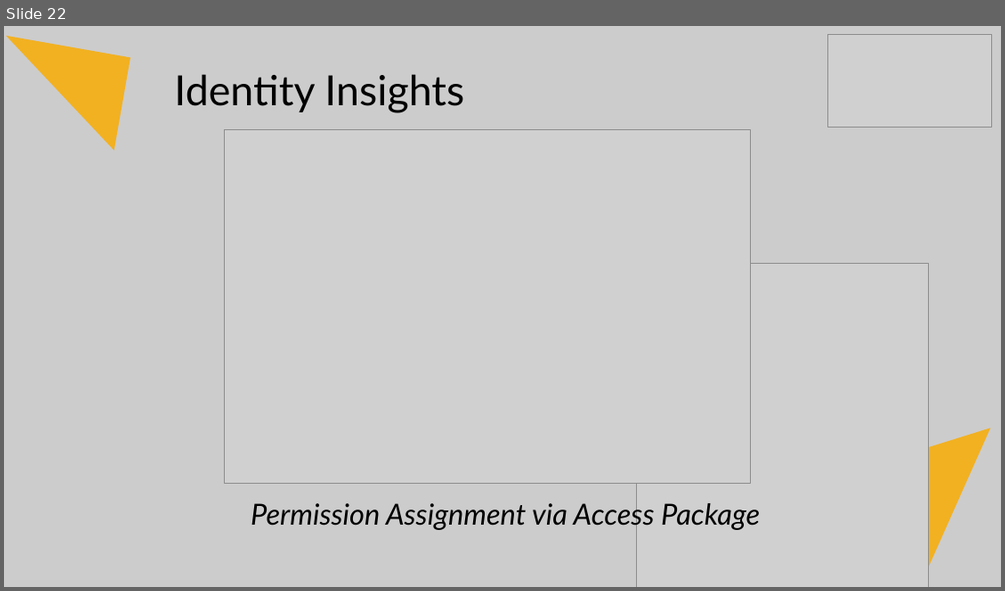
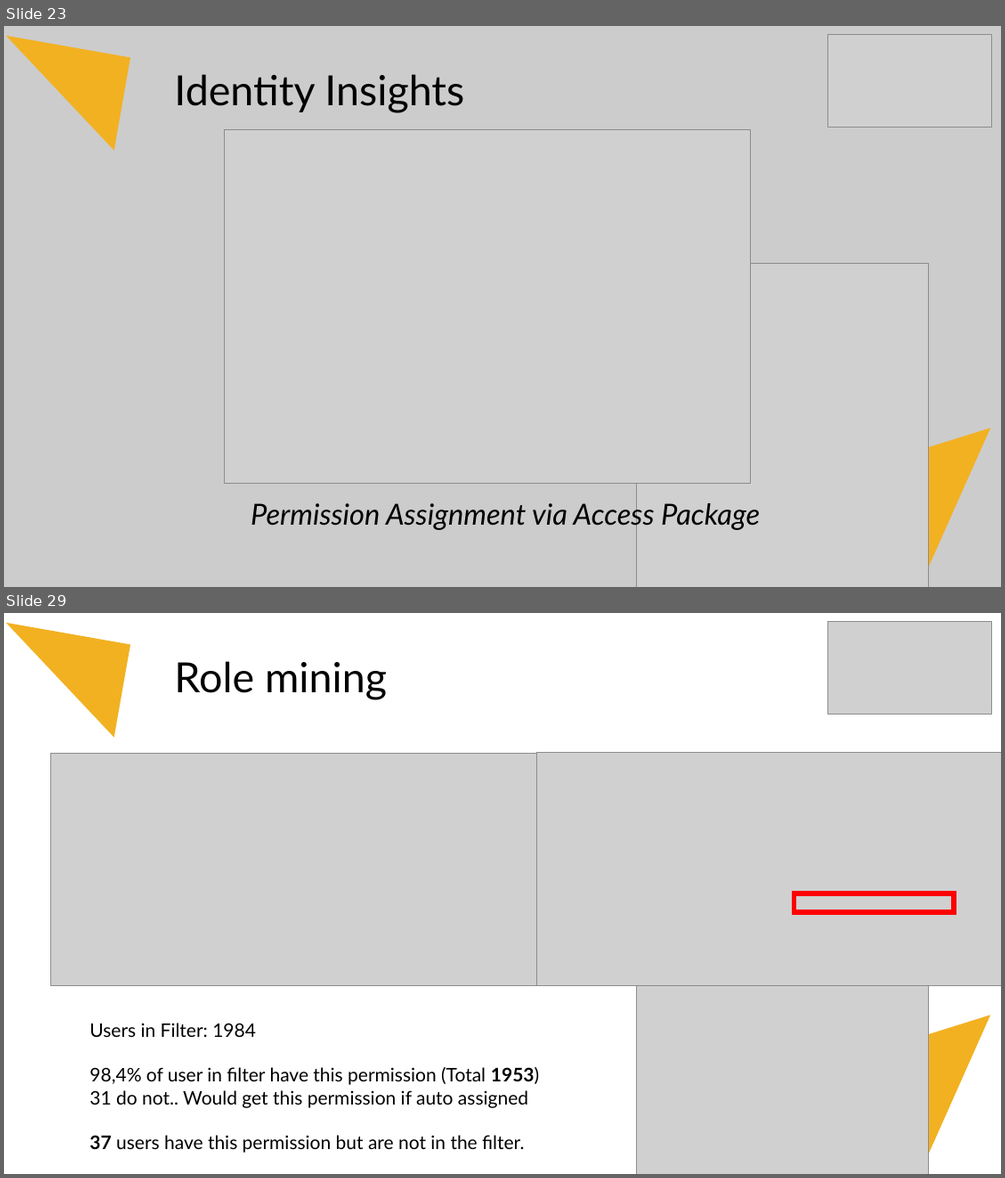
Before and after one commit to Fortigi/IdentityInsights, a slide deck: Presentation/Identity Insights.pptx. Shown one above the other, each under a label of ours: slide 22 before the commit, slides 23 and 29 after it; the slides between them are not shown. The pictures are 1005x591 and 1005x1178 pixels, drawn with LibreOffice and Linux fonts; fonts in the diff are those of the drawing; grey boxes stand for pictures. Boxes give left, top, right and bottom in pixels: in the first picture for what was removed or moved away, otherwise in the second. Text is boxed around its words. In the diff, an @@ line names an element or a change of style, - is before the commit and + after.

```diff
--- a/Presentation/Identity Insights.pptx
+++ b/Presentation/Identity Insights.pptx
@@ slide 29 added at box(4, 613, 1001, 1174), background #FFFFFF @@
@@ right triangle added at box(4, 623, 130, 738), fill #F2B121 @@
@@ picture added at box(828, 621, 992, 714) @@
@@ text added at box(174, 661, 387, 700), 40 pt, text #000000 @@
+Role mining
@@ picture added at box(51, 753, 545, 985) @@
@@ picture added at box(536, 753, 1001, 985) @@
@@ picture added at box(637, 850, 928, 1174) @@
@@ rectangle added at box(793, 893, 954, 912), outline #FF0000 4.5 pt @@
@@ text added at box(89, 1022, 539, 1152), 18 pt, text #000000 @@
+Users in Filter: 1984
+98,4% of user in filter have this permission (Total 1953)
+31 do not.. Would get this permission if auto assigned
+37 users have this permission but are not in the filter.
@@ right triangle added at box(881, 1015, 1001, 1174), fill #F2B121 @@
@@ what was slide 22 is now slide 23 @@
```
Also in this commit, not shown: 15 slides changed, 15 other slides added, 2 slides removed.
